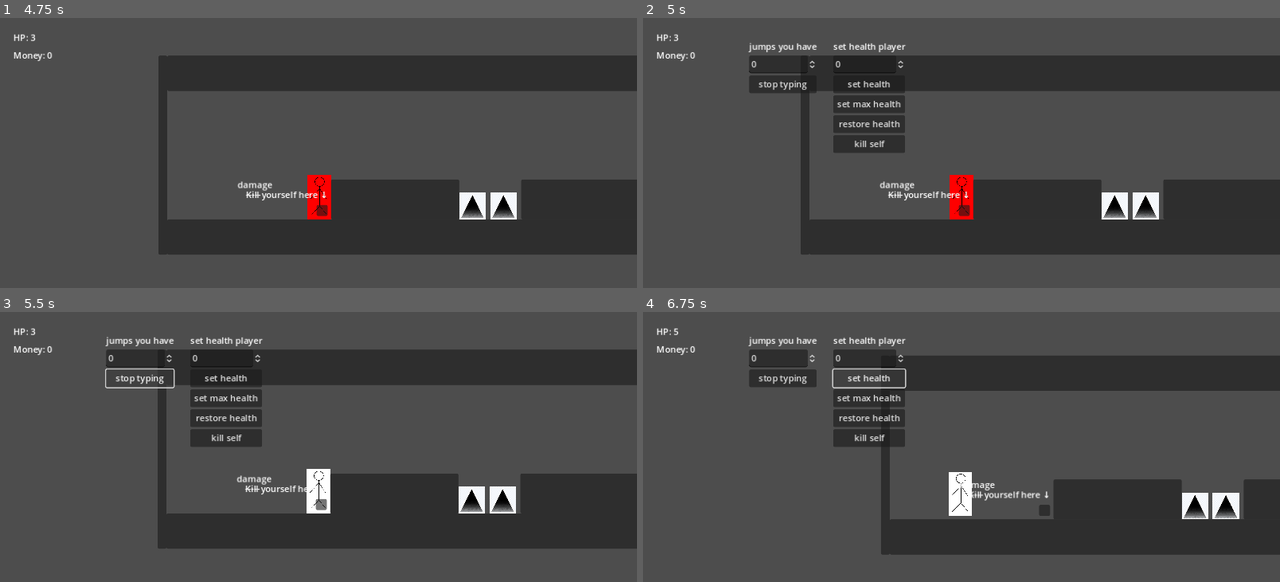
Above: before the commit, frames 1-4 (two rows, left to right).
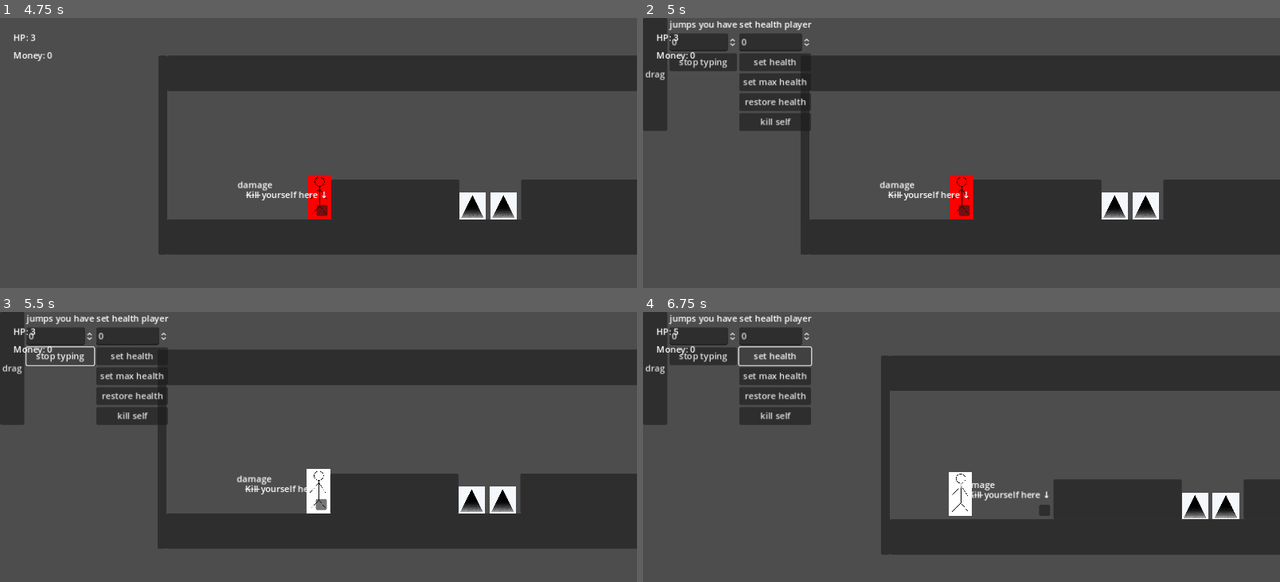
Above: after the commit, the same moments.

Repository: supereason333/platformer
Game: Godot game, scene res://main menu/main_menu.tscn
The game is run twice, just before and just after one commit, with the same random seed, the same clock (stepped at 60 frames per second) and the same inputs.
Inputs (mouse positions are in pixels of both pictures, inside the frame that each line leads up to):
- Up to frame 1 (4.75 s): click "Play" at 0.5 s; tap Enter at 1.25, 4.25 s; move the mouse to (458, 180) at 1.27 s; hold D (right_key) 1.28-2 s; tap Right (dash_key) at 1.35, 2.85, 4.35 s; click (458, 180) at 1.42 s; tap Space (jump_key) at 1.52, 2.75, 4.52 s; drag from (191, 215) to (318, 196) at 2.02 s; move the mouse to (382, 117) at 2.77 s; hold A (left_key) 2.78-3.5 s; click (382, 117) at 2.92 s; drag from (286, 269) to (375, 182) at 3.52 s; move the mouse to (509, 250) at 4.27 s; hold D (right_key) from 4.28 s (still down); click (509, 250) at 4.42 s
- Up to frame 2 (5 s): keep holding D (right_key); tap ] (debug_menu_toggle_key) at 4.9 s
- Up to frame 3 (5.5 s): release D (right_key) at 5 s; click "stop typing" at 5 s
- Up to frame 4 (6.75 s): click "stop typing" (after the commit: "drag") at 5.75 s; click "set health" at 6.5 s

Frame 1 is identical in both runs. In frame 2, 7.8% of the frame differs, in the area x 0-42%, y 0-50%; in frame 3, 7.5%; in frame 4, 8.3%.

Commit message:
added a button to debug menu

Diff:
--- a/player/UIs/debug_menu.gd
+++ b/player/UIs/debug_menu.gd
@@ -4,15 +4,19 @@
 
 var player = get_parent()
 var health_spin_box = 0
+var dragging = false
 
 # Called when the node enters the scene tree for the first time.
 func _ready():
 	self.visible = false
 
 # Called every frame. 'delta' is the elapsed time since the previous frame.
-func _process(delta):
+func _process(_delta):
 	if Input.is_action_just_pressed("debug_menu_toggle_key"):
 		self.visible = !self.visible
+	if dragging:
+		# make it move with the mouse
+		print_debug(get_viewport().get_mouse_position())
 
 func _on_spin_box_value_changed(value):
 	GlobalPlayer.player_jumps = int(value)
@@ -31,3 +35,9 @@
 
 func _on_set_max_health_pressed():
 	GlobalPlayer.player_max_health = health_spin_box
+
+func _on_button_button_down():
+	dragging = true
+
+func _on_button_button_up():
+	dragging = false
--- a/player/UIs/debug_menu.tscn
+++ b/player/UIs/debug_menu.tscn
@@ -5,55 +5,60 @@
 [node name="debug menu" type="CanvasLayer"]
 script = ExtResource("1_42ime")
 
-[node name="jump box container" type="VBoxContainer" parent="."]
-offset_left = 192.0
-offset_top = 40.0
-offset_right = 287.0
-offset_bottom = 106.0
+[node name="HBoxContainer" type="HBoxContainer" parent="."]
+anchors_preset = -1
+offset_right = 304.0
+offset_bottom = 201.0
 
-[node name="Label" type="Label" parent="jump box container"]
+[node name="Button" type="Button" parent="HBoxContainer"]
+layout_mode = 2
+text = "drag"
+
+[node name="jump box container" type="VBoxContainer" parent="HBoxContainer"]
+layout_mode = 2
+
+[node name="Label" type="Label" parent="HBoxContainer/jump box container"]
 layout_mode = 2
 text = "jumps you have"
 
-[node name="SpinBox" type="SpinBox" parent="jump box container"]
+[node name="SpinBox" type="SpinBox" parent="HBoxContainer/jump box container"]
 layout_mode = 2
 
-[node name="Button" type="Button" parent="jump box container"]
+[node name="Button" type="Button" parent="HBoxContainer/jump box container"]
 layout_mode = 2
 text = "stop typing"
 
-[node name="health box" type="VBoxContainer" parent="."]
-offset_left = 344.0
-offset_top = 40.0
-offset_right = 466.0
-offset_bottom = 206.0
+[node name="health box" type="VBoxContainer" parent="HBoxContainer"]
+layout_mode = 2
 
-[node name="Label" type="Label" parent="health box"]
+[node name="Label" type="Label" parent="HBoxContainer/health box"]
 layout_mode = 2
 text = "set health player"
 
-[node name="health set" type="SpinBox" parent="health box"]
+[node name="health set" type="SpinBox" parent="HBoxContainer/health box"]
 layout_mode = 2
 
-[node name="set health" type="Button" parent="health box"]
+[node name="set health" type="Button" parent="HBoxContainer/health box"]
 layout_mode = 2
 text = "set health"
 
-[node name="set max health" type="Button" parent="health box"]
+[node name="set max health" type="Button" parent="HBoxContainer/health box"]
 layout_mode = 2
 text = "set max health"
 
-[node name="restore health" type="Button" parent="health box"]
+[node name="restore health" type="Button" parent="HBoxContainer/health box"]
 layout_mode = 2
 text = "restore health"
 
-[node name="kill" type="Button" parent="health box"]
+[node name="kill" type="Button" parent="HBoxContainer/health box"]
 layout_mode = 2
 text = "kill self"
 
-[connection signal="value_changed" from="jump box container/SpinBox" to="." method="_on_spin_box_value_changed"]
-[connection signal="value_changed" from="health box/health set" to="." method="_on_health_set_value_changed"]
-[connection signal="pressed" from="health box/set health" to="." method="_on_set_health_pressed"]
-[connection signal="pressed" from="health box/set max health" to="." method="_on_set_max_health_pressed"]
-[connection signal="pressed" from="health box/restore health" to="." method="_on_restore_health_pressed"]
-[connection signal="pressed" from="health box/kill" to="." method="_on_kill_pressed"]
+[connection signal="button_down" from="HBoxContainer/Button" to="." method="_on_button_button_down"]
+[connection signal="button_up" from="HBoxContainer/Button" to="." method="_on_button_button_up"]
+[connection signal="value_changed" from="HBoxContainer/jump box container/SpinBox" to="." method="_on_spin_box_value_changed"]
+[connection signal="value_changed" from="HBoxContainer/health box/health set" to="." method="_on_health_set_value_changed"]
+[connection signal="pressed" from="HBoxContainer/health box/set health" to="." method="_on_set_health_pressed"]
+[connection signal="pressed" from="HBoxContainer/health box/set max health" to="." method="_on_set_max_health_pressed"]
+[connection signal="pressed" from="HBoxContainer/health box/restore health" to="." method="_on_restore_health_pressed"]
+[connection signal="pressed" from="HBoxContainer/health box/kill" to="." method="_on_kill_pressed"]
